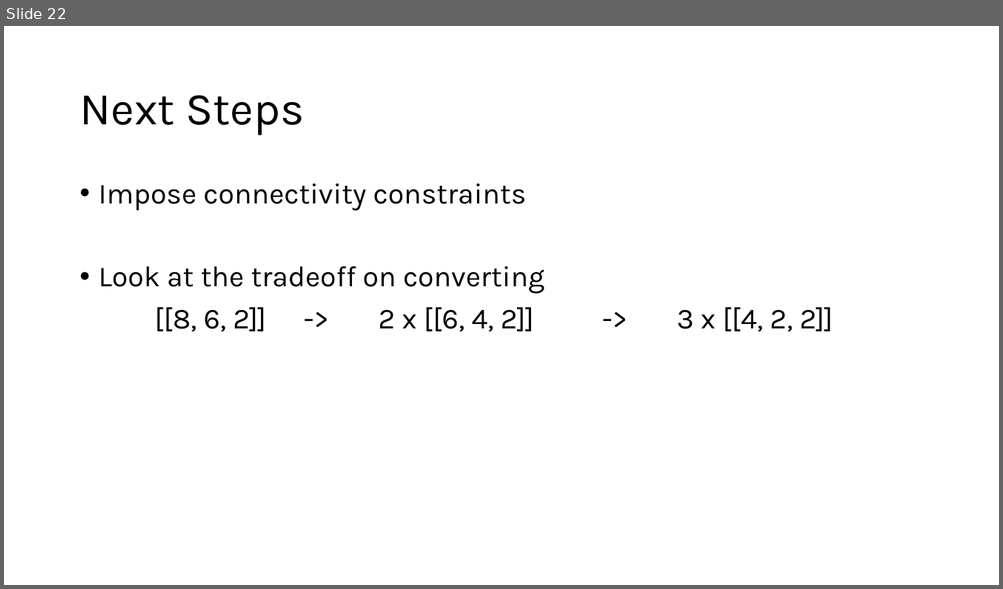
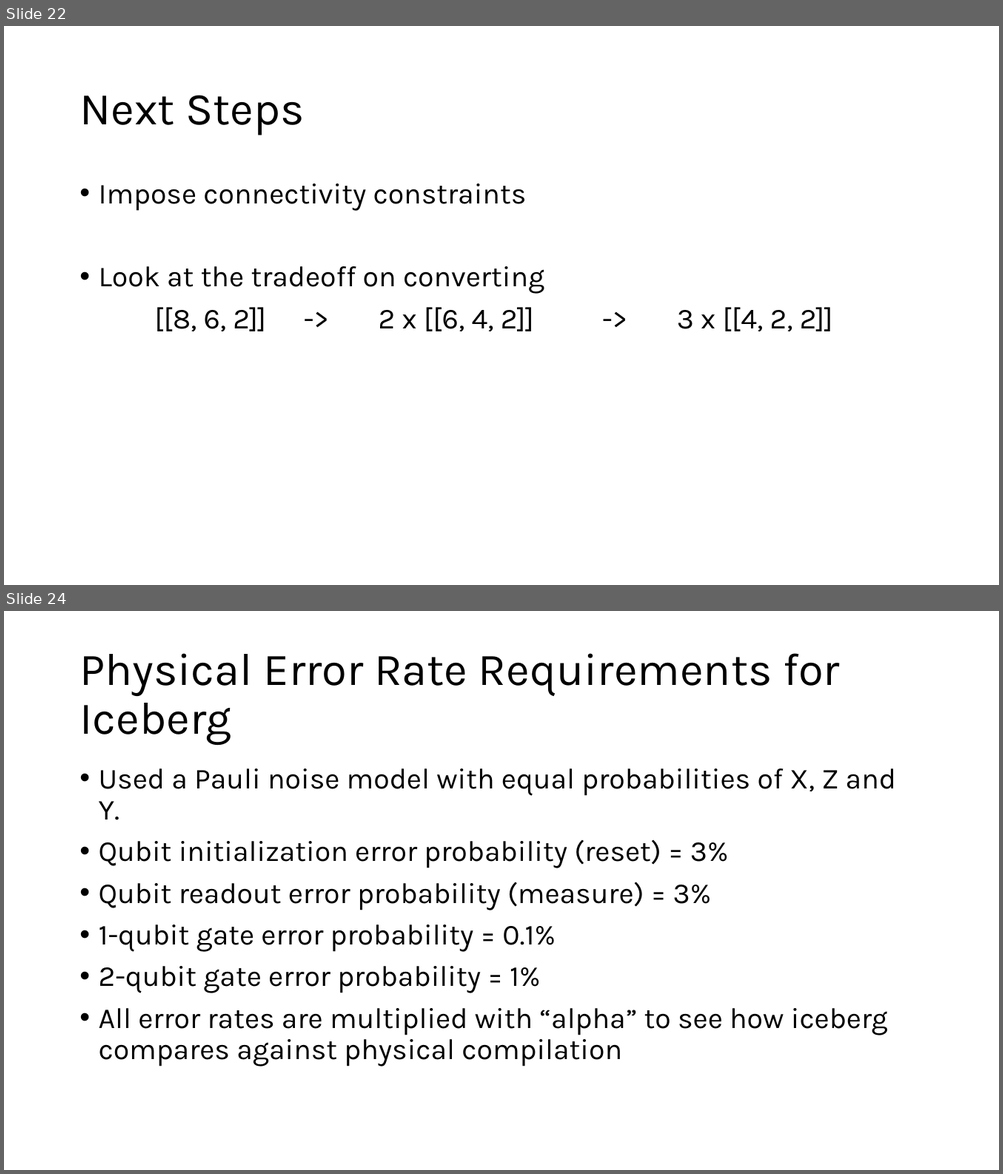
Before and after one commit to Baker-Group-UT/iceberg-compiler, a slide deck: direction.pptx. Shown one above the other, each under a label of ours: slide 22 before the commit, slides 22 and 24 after it; the slides between them are not shown. The pictures are 1003x589 and 1003x1174 pixels, drawn with LibreOffice and Linux fonts; fonts in the diff are those of the drawing. Boxes give left, top, right and bottom in pixels: in the first picture for what was removed or moved away, otherwise in the second. Text is boxed around its words. In the diff, an @@ line names an element or a change of style, - is before the commit and + after.

Commit message:
Added IcebergGrid class, improved class structure; additionally some simulations of Hadamard test circuit (#4)
* Added CZ, S, decode, measure to iceberg

formatted random_circuit_gen; fixed environ import in generalized_shor

* Moved random_circuit_gen to circuits; added code to compare resilience of iceberg vs physical compilation

* improved random_circuit_gen script

* Added IcebergGrid class and improved inheritance structure

* Ran initial Hadamard test experiments

* Cleaned up generalized_shor.py

```diff
--- a/direction.pptx
+++ b/direction.pptx
@@ slide 24 added at (x1=4, y1=611, x2=999, y2=1170), background #FFFFFF @@
@@ title added at (x1=79, y1=653, x2=839, y2=745), 44 pt, text #000000 @@
+Physical Error Rate Requirements for Iceberg
@@ text added at (x1=99, y1=769, x2=896, y2=1067), 28 pt, text #000000 @@
+• Used a Pauli noise model with equal probabilities of X, Z and Y.
+• Qubit initialization error probability (reset) = 3%
+• Qubit readout error probability (measure) = 3%
+• 1-qubit gate error probability = 0.1%
+• 2-qubit gate error probability = 1%
+• All error rates are multiplied with “alpha” to see how iceberg compares against physical compilation
```
Also in this commit, not shown: 6 other slides added, 4 other files.
